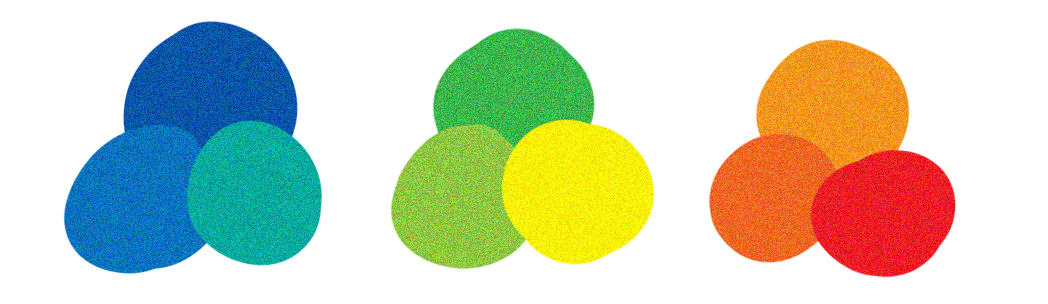
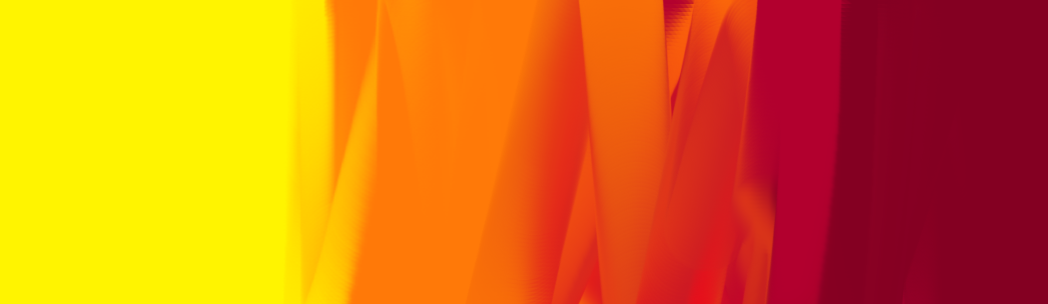
Comparing the layer stacks of the two 1048 x 304 images. Changes:
added layer "Layer 2" above "Layer 1" over [0, 0, 1048, 304]
